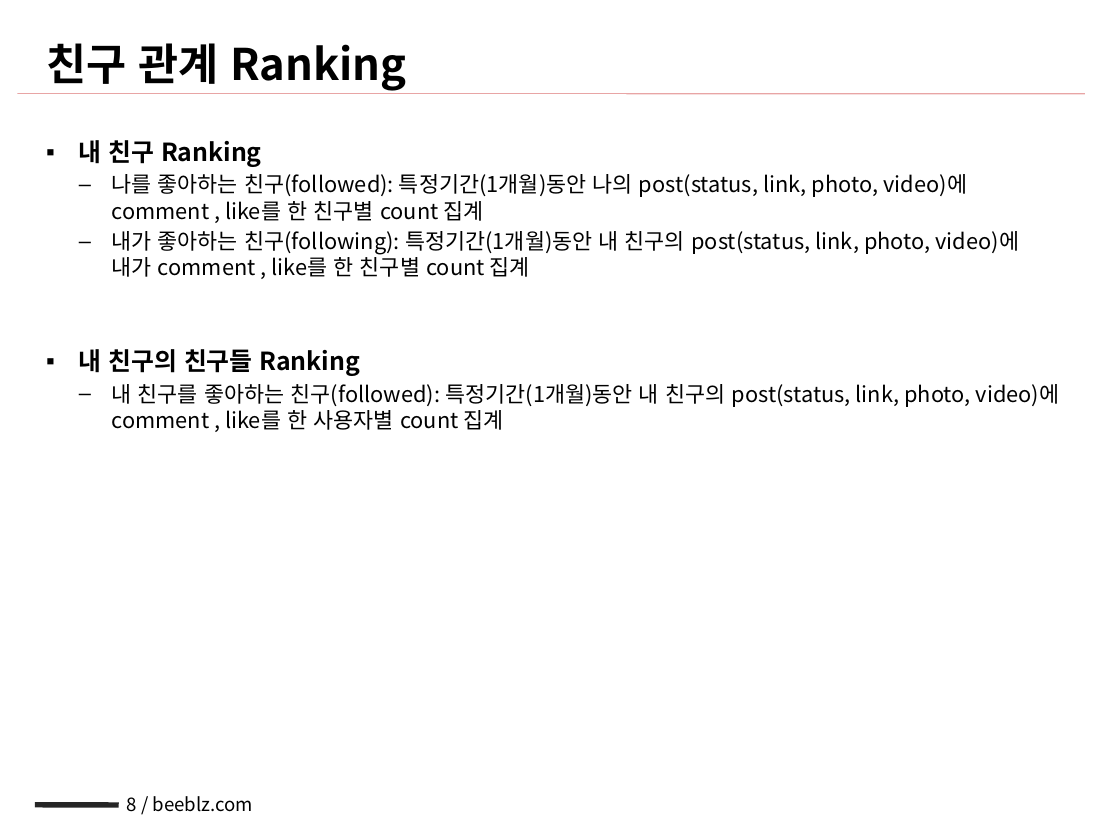
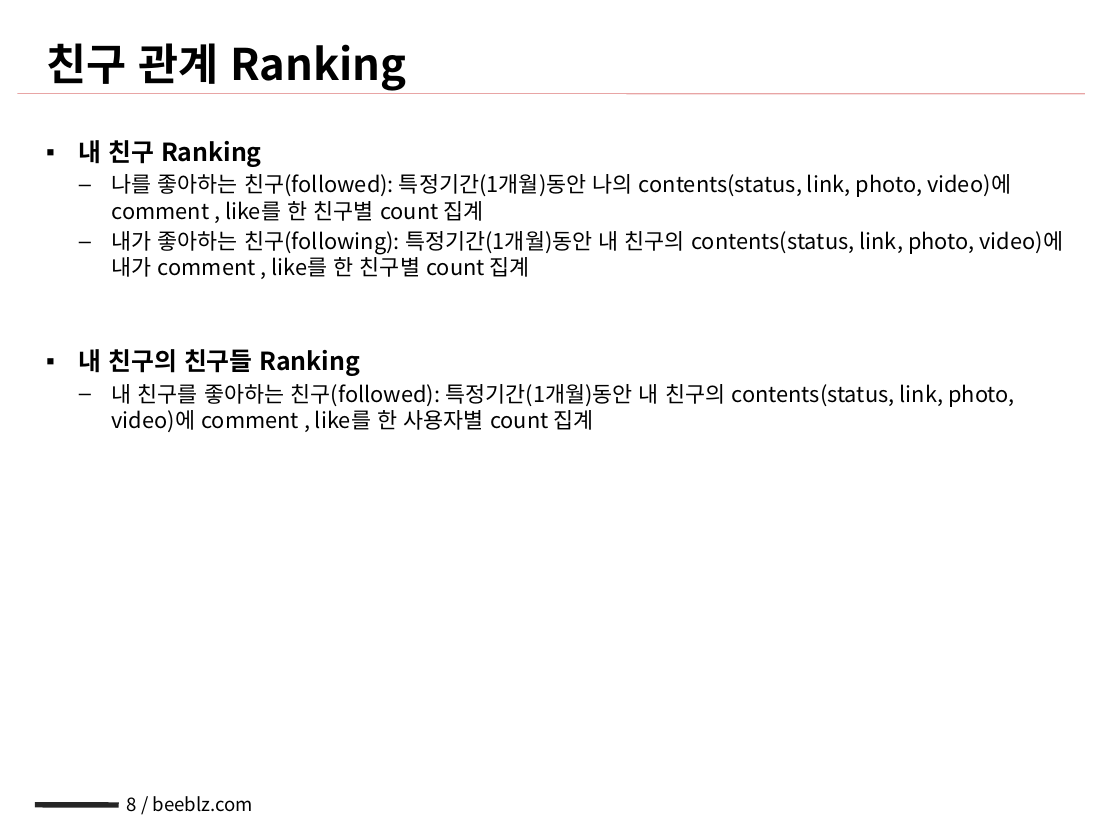
Before and after one commit to NathanaelFebrianto/sonya, a slide deck: slide 8 of beeblz/beeblz-facebook/doc/facebook_sna_v0.1_20101216_배영규.pptx. Drawn at 1120x840 pixels with LibreOffice and Linux fonts; fonts in the diff are those of the drawing. Boxes give left, top, right and bottom in pixels: in the first picture for what was removed or moved away, otherwise in the second. Text is boxed around its words. In the diff, an @@ line names an element or a change of style, - is before the commit and + after.

```diff
--- a/beeblz/beeblz-facebook/doc/facebook_sna_v0.1_20101216_배영규.pptx
+++ b/beeblz/beeblz-facebook/doc/facebook_sna_v0.1_20101216_배영규.pptx
@@ text at (112,174,1063,277): text changed @@
-  – 나를 좋아하는 친구(followed): 특정기간(1개월)동안 나의 post(status, link, photo, video)에 comment , like를 한 친구별 count 집계
-  – 내가 좋아하는 친구(following): 특정기간(1개월)동안 내 친구의 post(status, link, photo, video)에 내가 comment , like를 한 친구별 count 집계
+  – 나를 좋아하는 친구(followed): 특정기간(1개월)동안 나의 contents(status, link, photo, video)에 comment , like를 한 친구별 count 집계
+  – 내가 좋아하는 친구(following): 특정기간(1개월)동안 내 친구의 contents(status, link, photo, video)에 내가 comment , like를 한 친구별 count 집계
@@ text at (112,384,1015,432): text changed @@
-  – 내 친구를 좋아하는 친구(followed): 특정기간(1개월)동안 내 친구의 post(status, link, photo, video)에 comment , like를 한 사용자별 count 집계
+  – 내 친구를 좋아하는 친구(followed): 특정기간(1개월)동안 내 친구의 contents(status, link, photo, video)에 comment , like를 한 사용자별 count 집계
```
Also in this commit, not shown: 6 other slides changed, 2 other files.
